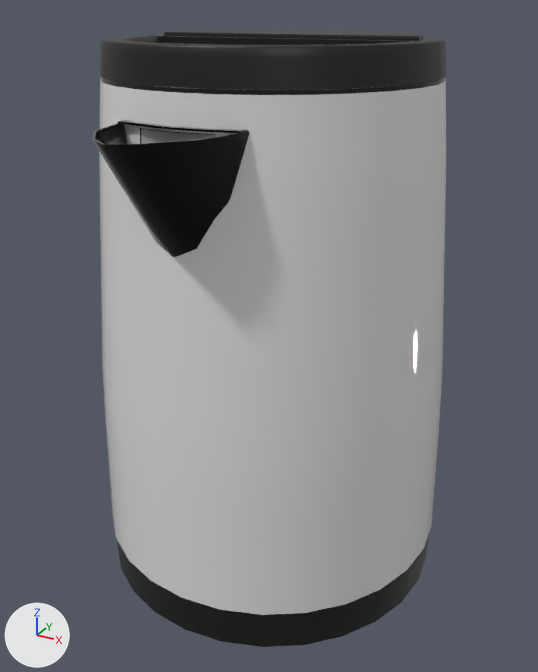
Two versions of the FBX model DREAM205/Assets/Props/KitchenNLivingroom/TEFAL (1).FBX, one commit apart.
Before and after are seen from a 50 mm camera at (0.219, -0.429, -0.202) aimed at (-0.009, -0.015, -0.409). Lighting does not change. The marker at lower left points along +X, +Y and +Z. Where no turn or scale is listed for an object, it has been applied to the vertices.

Names of what the first picture shows: 'BODY', 'FILTER_HOLDER', 'LID', 'NOSIK', 'PODSTAVKA', 'RING_BOTTOM', 'RING_TOP'.
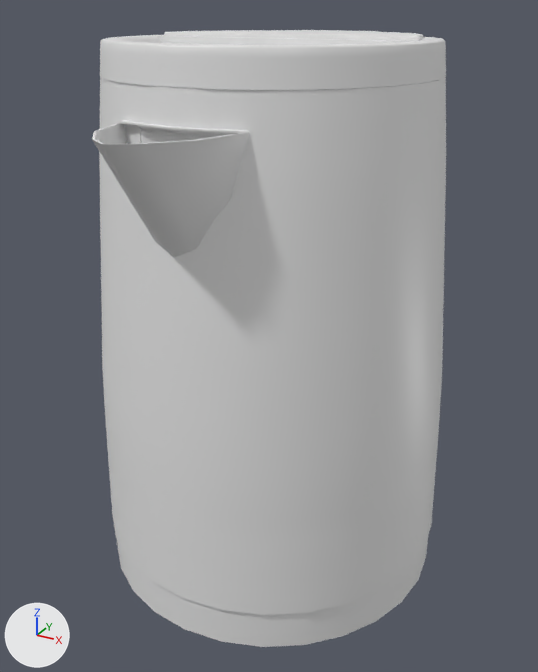
Pixel boxes (x1, y1, x2, y2) of what changed, in the pictures (538 x 672 px):
'LID', recoloured (black to white): (100, 30, 446, 90) in both
'NOSIK', recoloured (black to white): (92, 120, 250, 258) in both
'PODSTAVKA', recoloured (black to white): (117, 534, 429, 647) in both
'RING_TOP', recoloured (black to white): (100, 76, 446, 95) in both
'RING_BOTTOM', recoloured (black to white): (131, 560, 415, 617) in both
'FILTER_HOLDER', recoloured: (140, 128, 215, 143) in both

The edits, one by one:
Material 'BLACK_PLASTIC' (mat_black_plastic) changes colour from black #121212 to white #e7e7e7; in linear values from (0.00627, 0.00627, 0.00627) to (0.8, 0.8, 0.8).
Material 'STEEL' (mat_steel) changes colour from black #000000 to white #e7e7e7; in linear values from (0.0, 0.0, 0.0) to (0.8, 0.8, 0.8).
